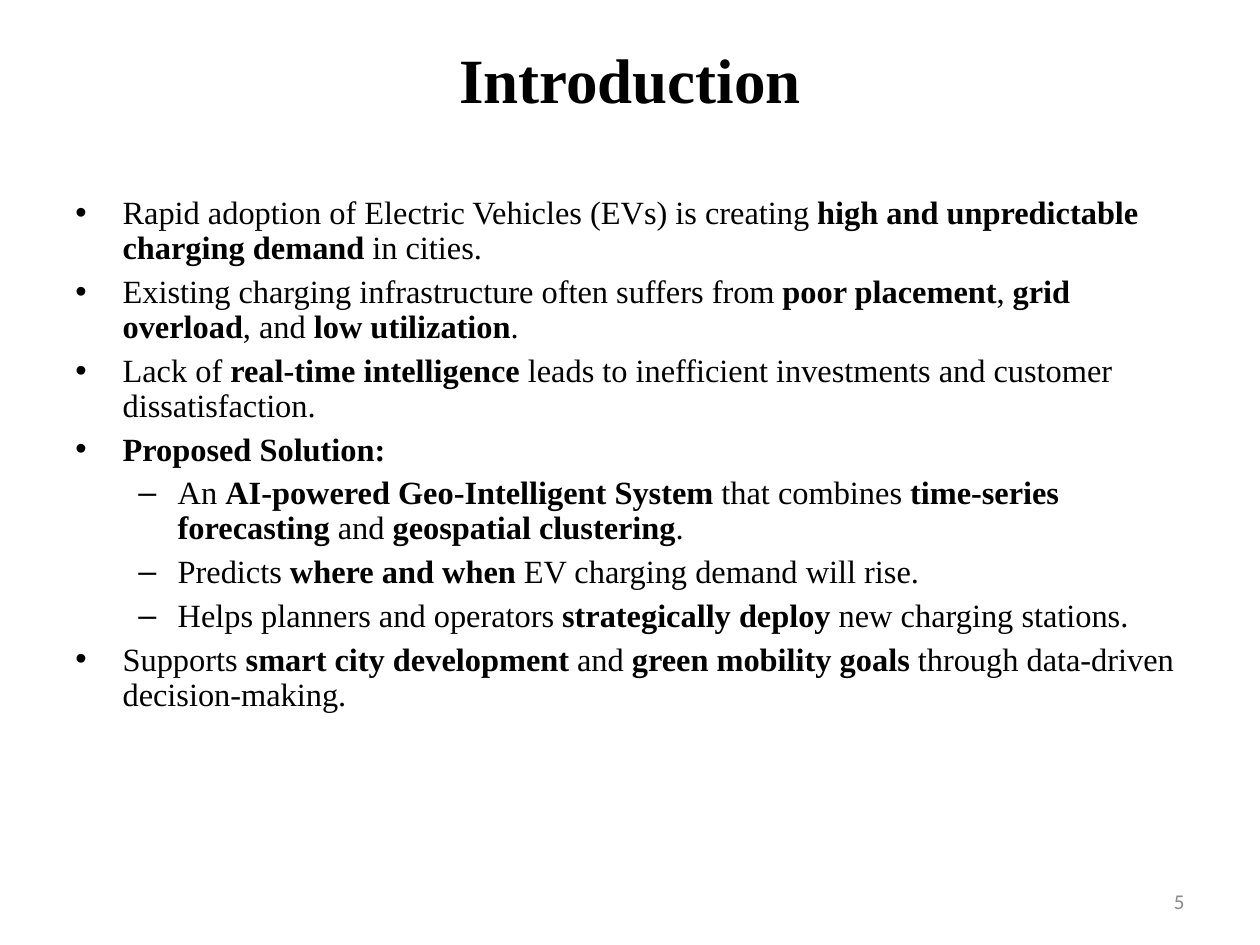
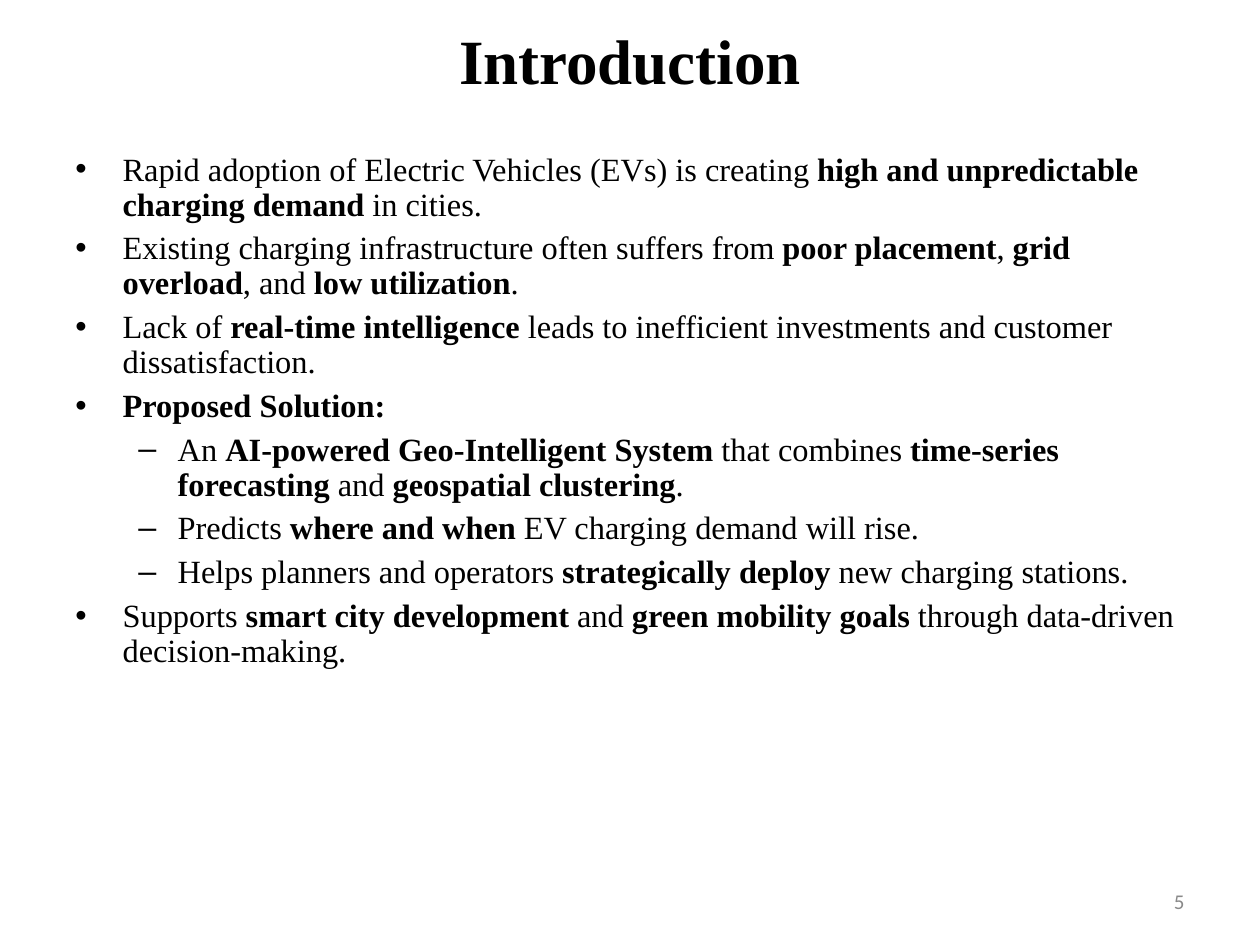
Before and after one commit to TirthDhandhukia30/EVision, a slide deck: slide 5 of Models/Topic 1- EVision.ppt. Drawn at 1260x945 pixels with LibreOffice and Linux fonts; fonts in the diff are those of the drawing. Boxes give left, top, right and bottom in pixels: in the first picture for what was removed or moved away, otherwise in the second. Text is boxed around its words. In the diff, an @@ line names an element or a change of style, - is before the commit and + after.

```diff
--- a/Models/Topic 1- EVision.ppt
+++ b/Models/Topic 1- EVision.ppt
@@ title "Introduction": place and size @@
-title "Introduction" at (459, 59, 801, 104)
+title "Introduction" at (459, 40, 801, 85)
@@ text "Rapid adoption of Electric Vehicles ...": place and size @@
-text "Rapid adoption of Electric Vehicles ..." at (123, 201, 1174, 712)
+text "Rapid adoption of Electric Vehicles ..." at (123, 158, 1174, 669)
```
Also in this commit, not shown: 6 other slides changed, 6 slides added, 3 slides removed, 29 other files.
